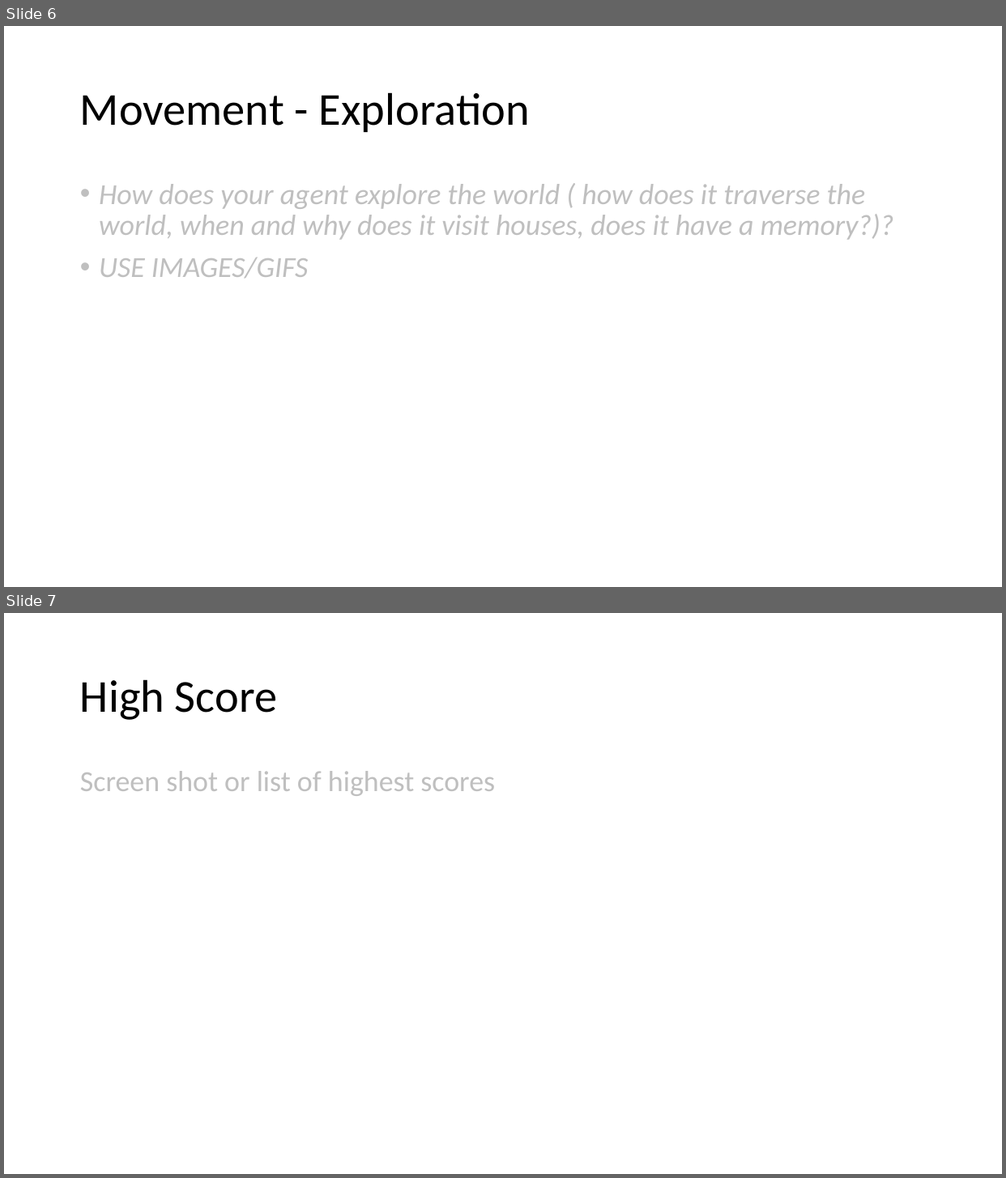
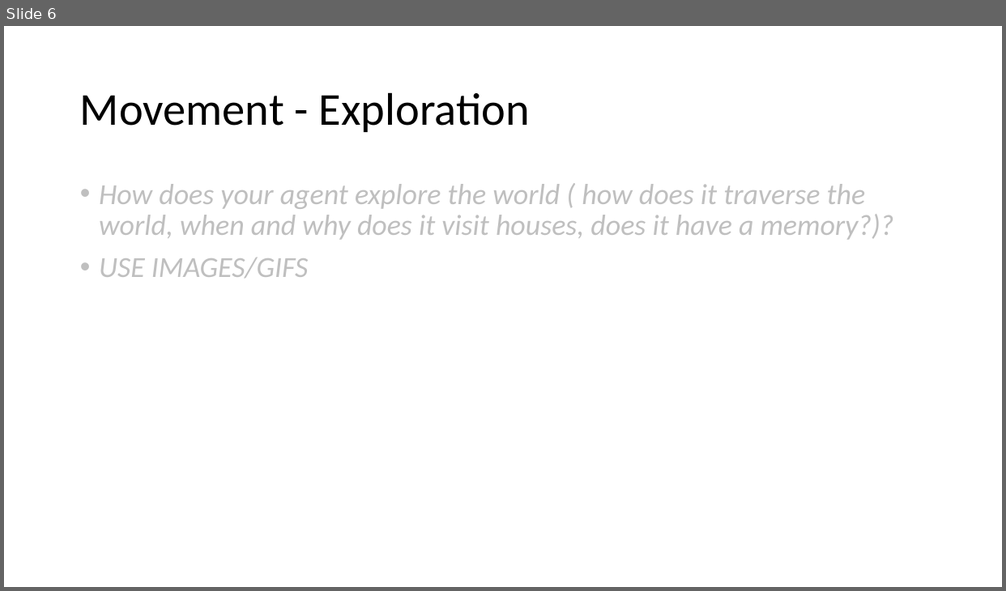
Before and after one commit to DAE-GD-2025-2026/gameai-zombie-Stoan24, a slide deck: GPP_ZombieAI_OlivierStan_2DAE20.pptx. Shown one above the other, each under a label of ours: slides 6 and 7 before the commit, slide 6 after it. The pictures are 1006x1178 and 1006x591 pixels, drawn with LibreOffice and Linux fonts; fonts in the diff are those of the drawing. Boxes give left, top, right and bottom in pixels: in the first picture for what was removed or moved away, otherwise in the second. Text is boxed around its words. In the diff, an @@ line names an element or a change of style, - is before the commit and + after.

```diff
--- a/GPP_ZombieAI_OlivierStan_2DAE20.pptx
+++ b/GPP_ZombieAI_OlivierStan_2DAE20.pptx
@@ slide 7 removed at bbox=[4, 613, 1002, 1174], background #FFFFFF @@
@@ title removed at bbox=[80, 679, 277, 720] @@
-High Score
@@ text removed at bbox=[80, 771, 495, 796] @@
-Screen shot or list of highest scores
```
Also in this commit, not shown: 16 other files.
